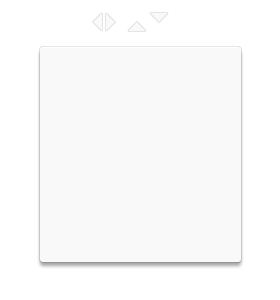
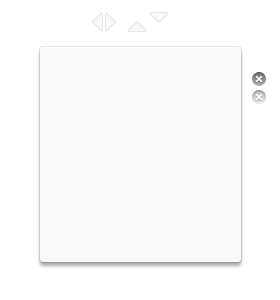
Layers edited between the first and the second w=280, h=300 image:
added group "Groupe 1" with 2 layers above "controlspressed" over (252, 90, 266, 104)
added layer "Shape 60 copy 28 copie" in group "Groupe 1" over (256, 94, 262, 100)
added layer "Shape 63 copy 19 copie" in group "Groupe 1" over (252, 90, 266, 104)
added group "controlspressed" with 2 layers above "Calque 9" over (252, 72, 266, 86)
added layer "Shape 60 copy 28" in group "controlspressed" over (256, 76, 262, 82)
added layer "Shape 63 copy 19" in group "controlspressed" over (252, 72, 266, 86)
"Calque 1": opacity 100% → 95% over (40, 261, 241, 262)
